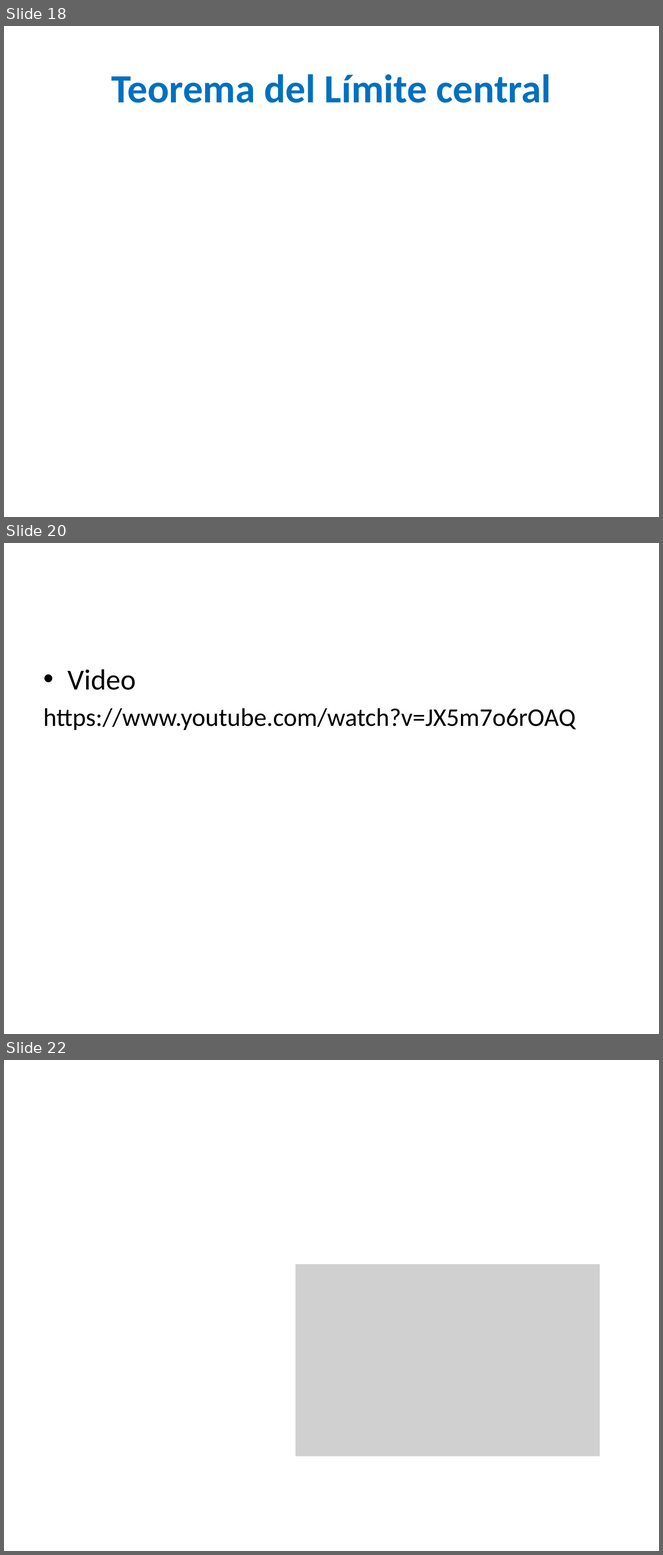
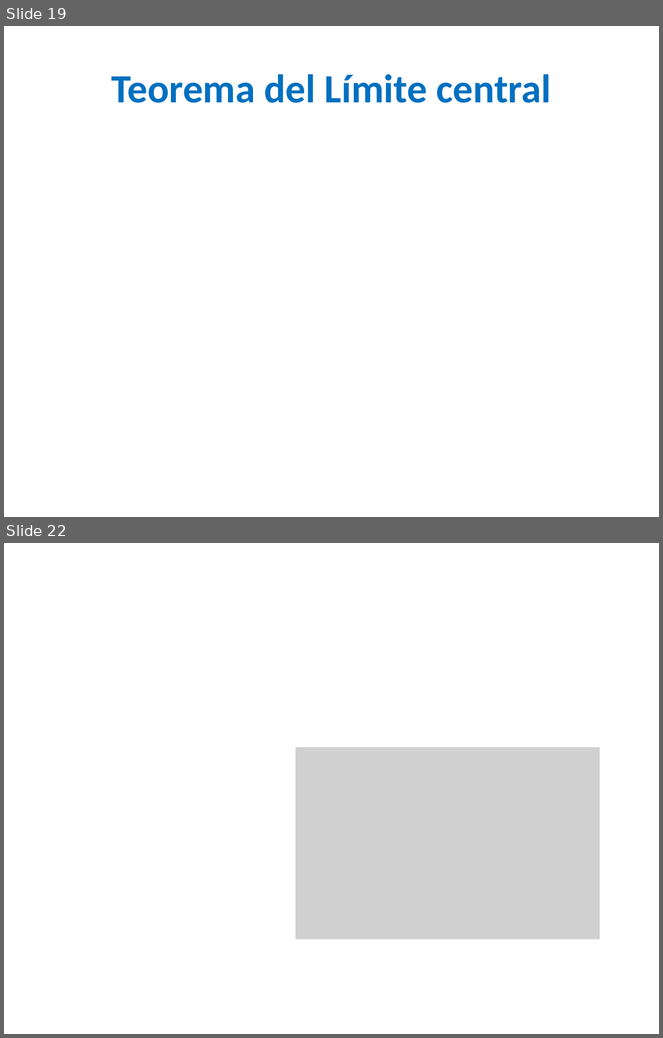
Before and after one commit to estadisticaITM/estadisticaITM.github.io, a slide deck: Tamaños de muestra.pptx. Shown one above the other, each under a label of ours: slides 18, 20 and 22 before the commit, slides 19 and 22 after it; the slides between them are not shown. The pictures are 663x1555 and 663x1038 pixels, drawn with LibreOffice and Linux fonts; fonts in the diff are those of the drawing; grey boxes stand for pictures. Boxes give left, top, right and bottom in pixels: in the first picture for what was removed or moved away, otherwise in the second. Text is boxed around its words. In the diff, an @@ line names an element or a change of style, - is before the commit and + after.

```diff
--- a/Tamaños de muestra.pptx
+++ b/Tamaños de muestra.pptx
@@ slide 20 removed at box(4, 543, 659, 1034), background #FFFFFF @@
@@ text removed at box(44, 669, 576, 730) @@
-• Video
-https://www.youtube.com/watch?v=JX5m7o6rOAQ
@@ what was slide 18 is now slide 19 @@
```
Also in this commit, not shown: 7 slides changed, 4 slides added, 1 other slide removed, 28 other files.
